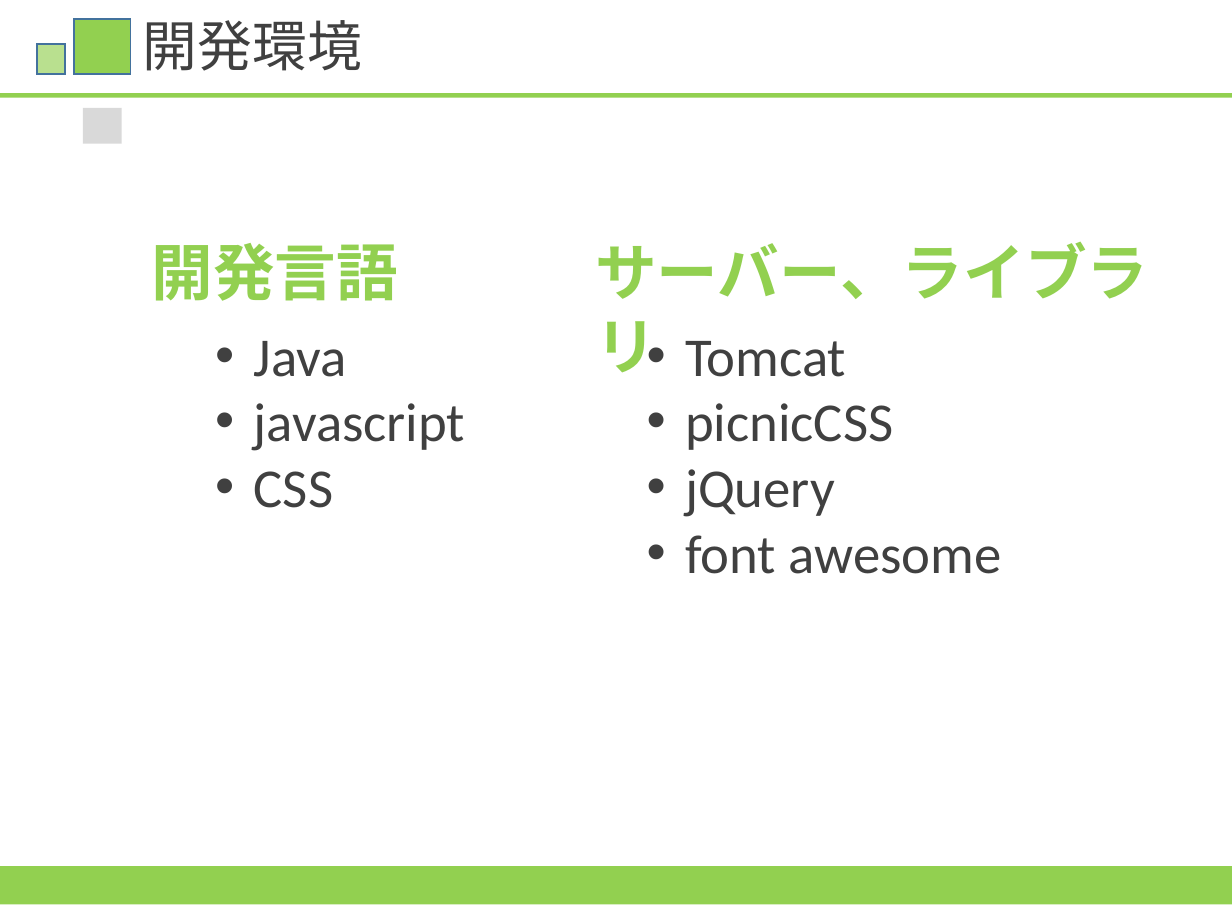
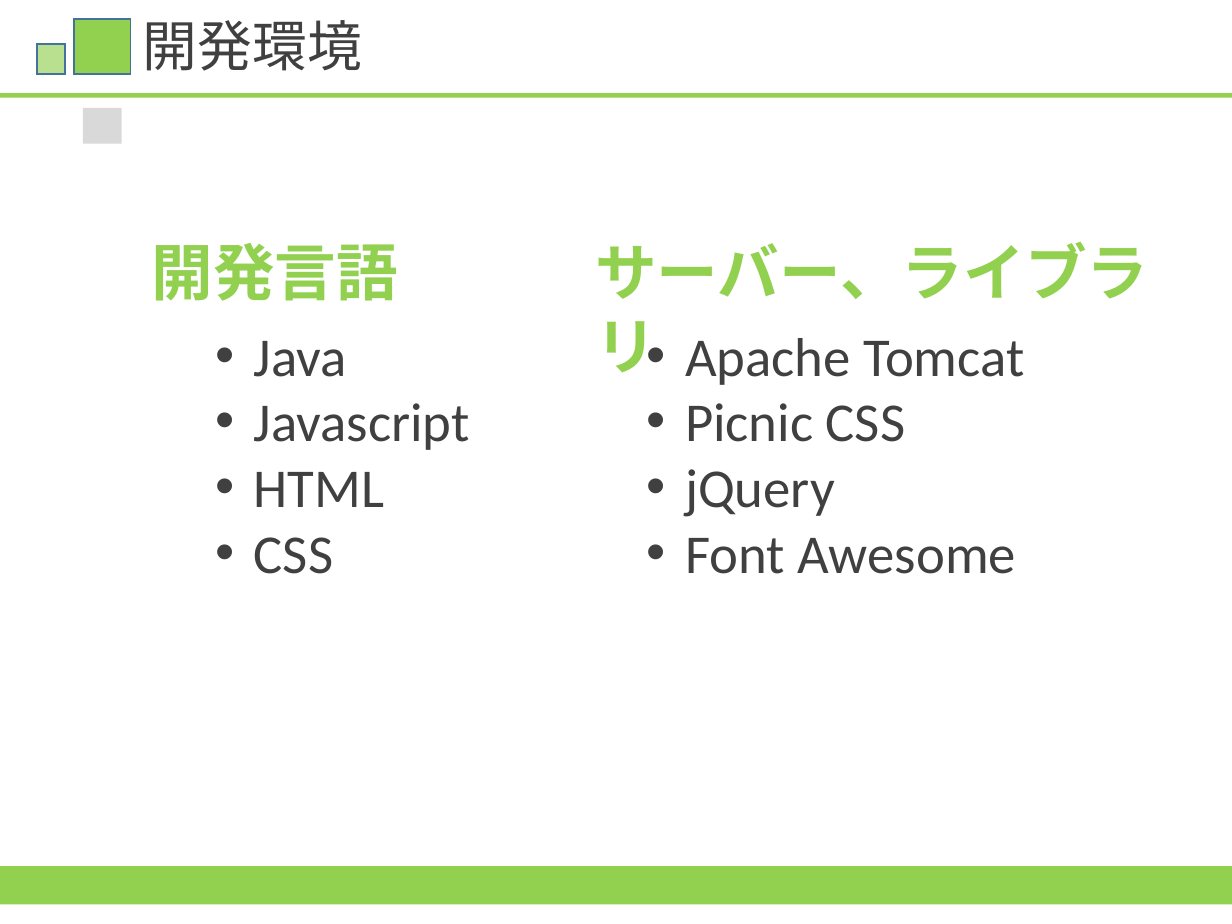
Before and after one commit to HamuroAC/Hamfile, a slide deck: slide 9 of 資料/発表資料.pptx (slide 6 before the commit). Drawn at 1232x924 pixels with LibreOffice and Linux fonts; fonts in the diff are those of the drawing. Boxes give left, top, right and bottom in pixels: in the first picture for what was removed or moved away, otherwise in the second. Text is boxed around its words. In the diff, an @@ line names an element or a change of style, - is before the commit and + after.

```diff
--- a/資料/発表資料.pptx
+++ b/資料/発表資料.pptx
@@ text at [685,338,1024,442]: text changed @@
-• Tomcat
-• picnicCSS
+• Apache Tomcat
+• Picnic CSS
@@ text at [254,403,470,507]: text changed @@
-• javascript
+• Javascript
+• HTML
@@ text at [685,538,1016,574]: text changed @@
-• font awesome
+• Font Awesome
```
Also in this commit, not shown: 4 other slides changed, 4 slides added, 1 slide removed.
